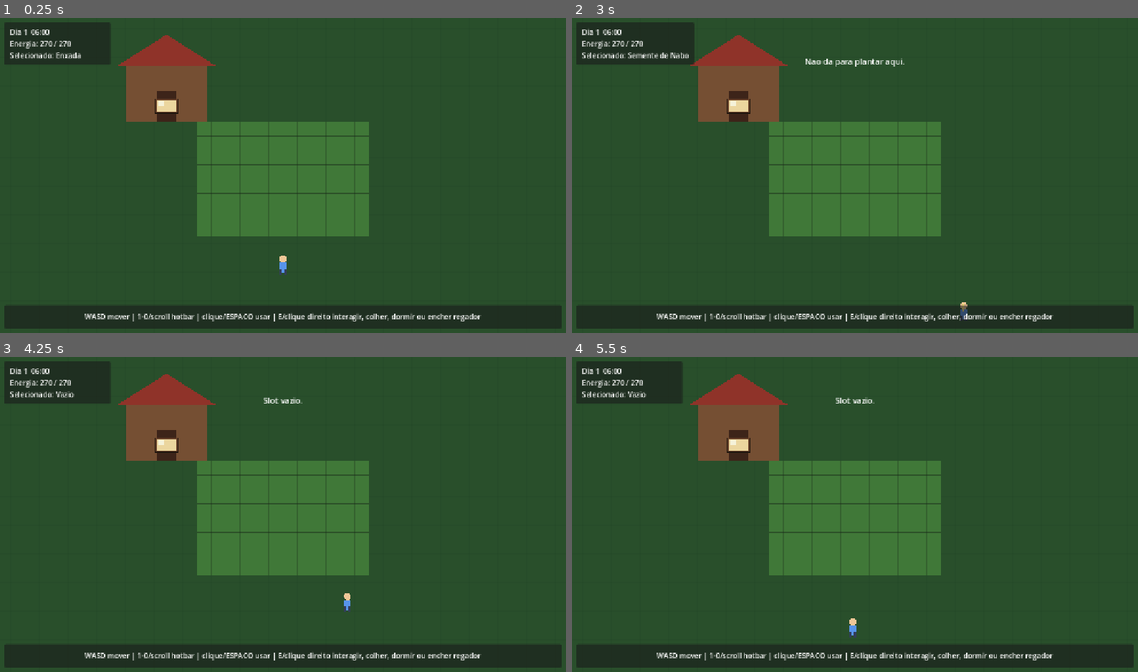
Above: before the commit, frames 1-4 (two rows, left to right).
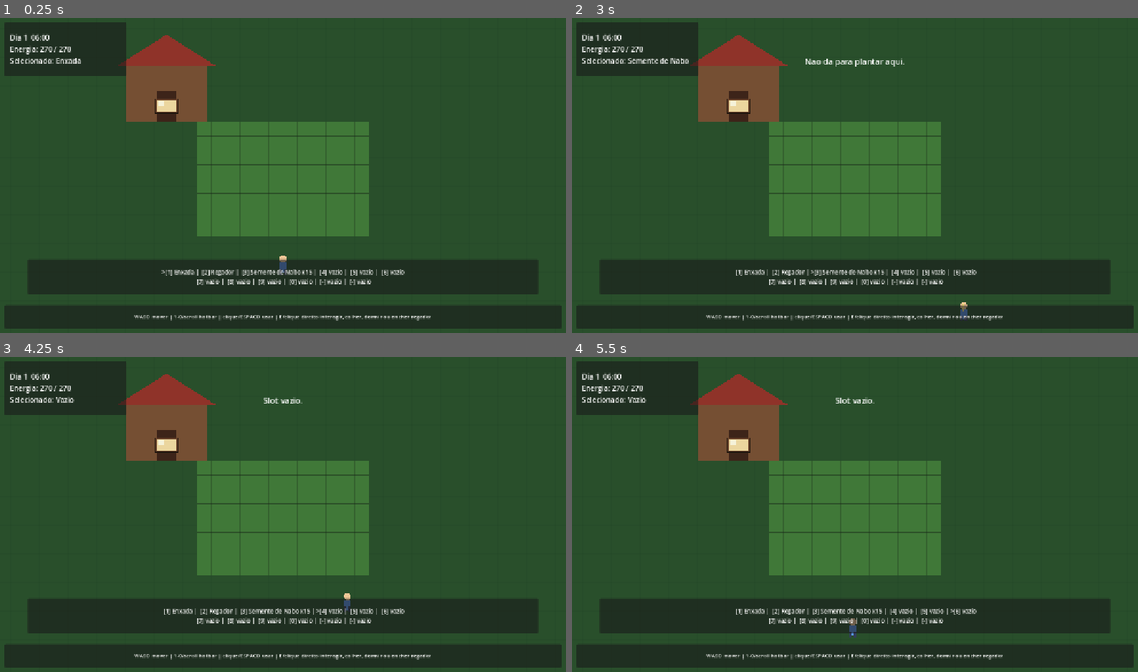
Above: after the commit, the same moments.

Repository: HelioConde/GameSlime
Game: Godot game, scene res://scenes/world/main.tscn
Same seed, same stepped clock (60 frames per second), same inputs: the game is played once before the commit and once after it.
Inputs (mouse positions are in pixels of both pictures, inside the frame that each line leads up to):
- Up to frame 1 (0.25 s): no input
- Up to frame 2 (3 s): tap Enter at 0.5 s; move the mouse to (979, 159) at 0.52 s; hold D 0.53-1.28 s; tap E at 0.6 s; click (979, 159) at 0.67 s; tap Space at 0.77, 1.52, 2.75 s; move the mouse to (741, 191) at 1.27 s; hold S 1.28-2.03 s; tap 1 at 1.35 s; move the mouse to (911, 106) at 2.02 s; hold D 2.03-2.78 s; tap 2 at 2.1 s; move the mouse to (826, 238) at 2.77 s; hold W from 2.78 s (still down); tap 3 at 2.85 s; click (826, 238) at 2.92 s
- Up to frame 3 (4.25 s): tap Space at 3.02, 3.77 s; tap Enter at 3.5 s; move the mouse to (452, 561) at 3.52 s; release W at 3.53 s; hold A from 3.53 s (still down); tap 4 at 3.6 s
- Up to frame 4 (5.5 s): move the mouse to (685, 467) at 4.27 s; tap 5 at 4.35 s; tap Space at 4.52 s; move the mouse to (883, 514) at 5.02 s; release A at 5.03 s; hold S from 5.03 s (still down); tap 6 at 5.1 s; click (883, 514) at 5.17 s

The runs differ from the first frame. In frame 1, 12% of the frame differs, in the area x 0-95%, y 1-97%; in frame 2, 12%; in frame 3, 12%; in frame 4, 12%.
Error before the commit: Invalid assignment of property or key 'text' with value of type 'String' on a base object of type 'null instance'. (res://scripts/ui/game_hud.gd:82)

Commit message:
feat: add visible 12-slot hotbar HUD

Diff:
--- a/scenes/ui/game_hud.tscn
+++ b/scenes/ui/game_hud.tscn
@@ -8,8 +8,8 @@
 [node name="StatusPanel" type="PanelContainer" parent="."]
 offset_left = 18.0
 offset_top = 18.0
-offset_right = 255.0
-offset_bottom = 112.0
+offset_right = 290.0
+offset_bottom = 138.0
 
 [node name="Margin" type="MarginContainer" parent="StatusPanel"]
 theme_override_constants/margin_left = 12
@@ -20,6 +20,24 @@
 [node name="Status" type="Label" parent="StatusPanel/Margin"]
 layout_mode = 2
 text = "Carregando..."
+
+[node name="HotbarPanel" type="PanelContainer" parent="."]
+offset_left = 70.0
+offset_top = 548.0
+offset_right = 1210.0
+offset_bottom = 626.0
+
+[node name="Margin" type="MarginContainer" parent="HotbarPanel"]
+theme_override_constants/margin_left = 10
+theme_override_constants/margin_top = 8
+theme_override_constants/margin_right = 10
+theme_override_constants/margin_bottom = 8
+
+[node name="Hotbar" type="Label" parent="HotbarPanel/Margin"]
+layout_mode = 2
+theme_override_font_sizes/font_size = 13
+horizontal_alignment = 1
+vertical_alignment = 1
 
 [node name="HelpPanel" type="PanelContainer" parent="."]
 offset_left = 18.0
@@ -35,12 +53,13 @@
 
 [node name="Help" type="Label" parent="HelpPanel/Margin"]
 layout_mode = 2
+theme_override_font_sizes/font_size = 12
 horizontal_alignment = 1
 
 [node name="Feedback" type="Label" parent="."]
-offset_left = 400.0
+offset_left = 360.0
 offset_top = 92.0
-offset_right = 880.0
+offset_right = 920.0
 offset_bottom = 130.0
 theme_override_font_sizes/font_size = 18
 horizontal_alignment = 1
